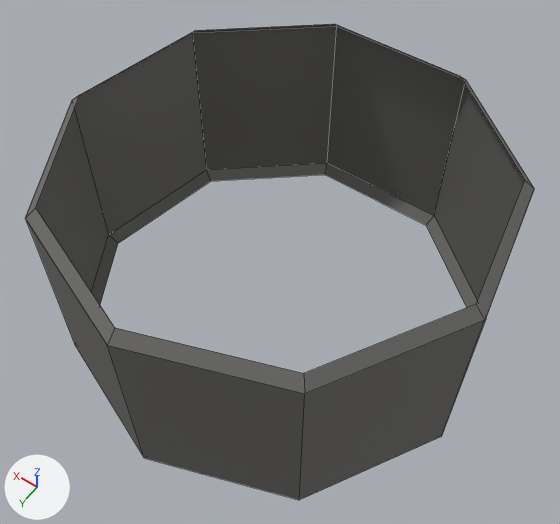
The Blender file assets/models/ring.blend, before and after one commit.
Rendered twice from a 50 mm lens placed at (-0.475, 0.666, 0.995), pointed at (-0.016, 0.023, -0.015). Every picture has the same lights, and +X, +Y and +Z are marked at lower left. Mesh edges are drawn as thin lines.
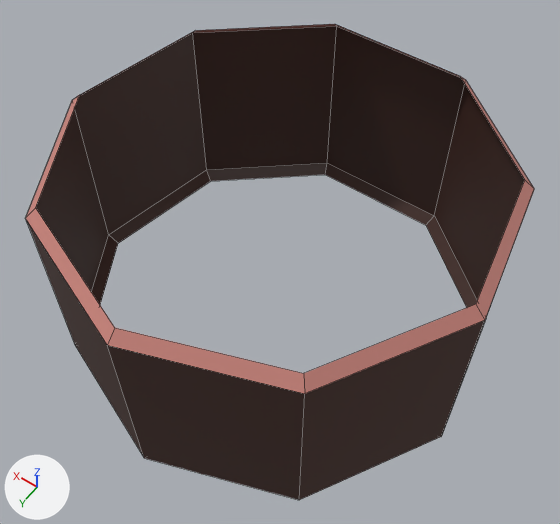
Where the change shows, as pixel boxes [x1, y1, x2, y2] in the pictures (560 x 524 px):
part 1 of me_cylinder, recoloured
    both: [26, 26, 526, 500]
part 2 of me_cylinder, recoloured (grey to pink)
    both: [26, 24, 534, 394]

The change, as a list of edits to the scene's bpy script:
```text
Add mat_peach:
    mat_peach = principled_material('Peach')
    mat_peach.base_color = (0.597, 0.234, 0.202)  # pink #cb857c
Add mat_redbrown:
    mat_redbrown = principled_material('RedBrown')
    mat_redbrown.base_color = (0.0612, 0.0241, 0.0177)  # brown #462b24
Change me_cylinder:
    where me_cylinder.from_pydata(...)  # 146 vertices, 153 faces; spans x -0.98..0.98, y -0.94..1.0, z -0.5..0.5
    used by ob_cylinder; location = (0.0, 0.0, 0.0); scale = (0.372, 0.372, 0.372)
    me_cylinder part 1: all 144 faces centred in x -0.98..0.98, y -0.94..1.0, z -0.48..0.45 switch from mat_material (dark grey #6c6b68) to mat_redbrown (brown #462b24)
    me_cylinder part 2: all 9 faces centred in x -0.9..0.9, y -0.92..0.86, z 0.48 switch from mat_material (dark grey #6c6b68) to mat_peach (pink #cb857c)
```
